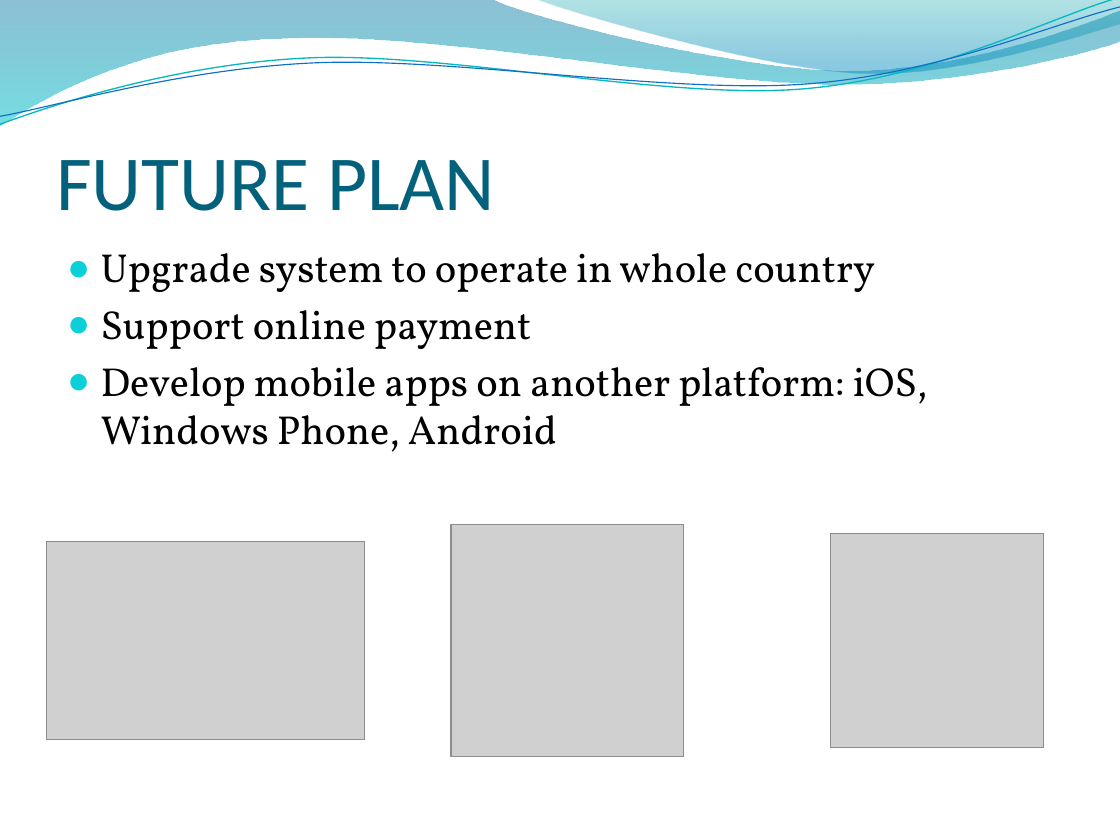
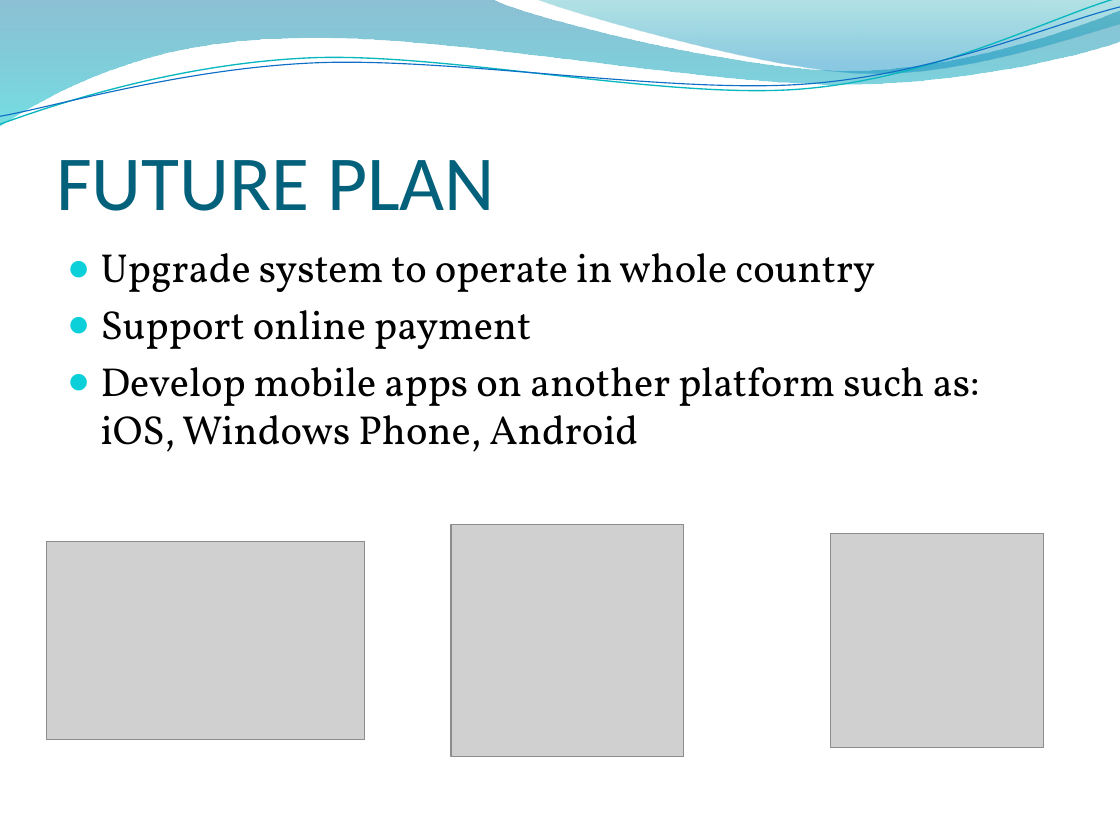
Before and after one commit to lighting92/football-pitches-booking, a slide deck: slide 12 of CD/Football Pitche1s Booking System.pptx. Drawn at 1120x840 pixels with LibreOffice and Linux fonts; fonts in the diff are those of the drawing; grey boxes stand for pictures; background and template pictures are left out. Boxes give left, top, right and bottom in pixels: in the first picture for what was removed or moved away, otherwise in the second. Text is boxed around its words. In the diff, an @@ line names an element or a change of style, - is before the commit and + after.

```diff
--- a/CD/Football Pitche1s Booking System.pptx
+++ b/CD/Football Pitche1s Booking System.pptx
@@ text at [101,367,980,452]: text changed @@
-● Develop mobile apps on another platform: iOS, Windows Phone, Android
+● Develop mobile apps on another platform such as: iOS, Windows Phone, Android
```
Also in this commit, not shown: 1 other slide changed.
